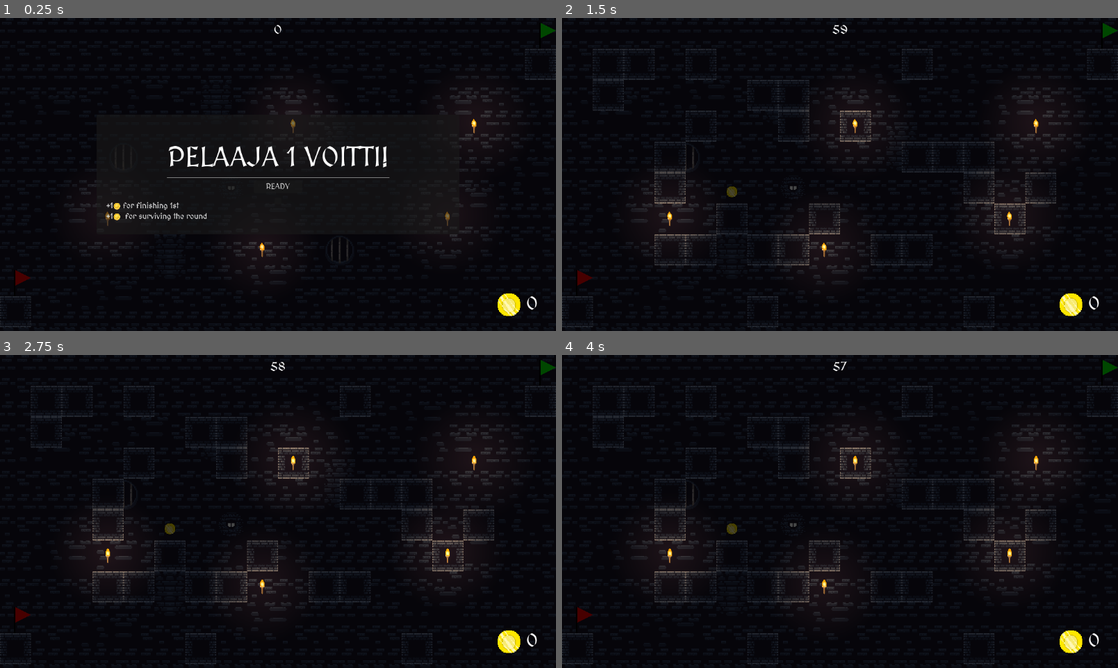
Above: before the commit, frames 1-4 (two rows, left to right).
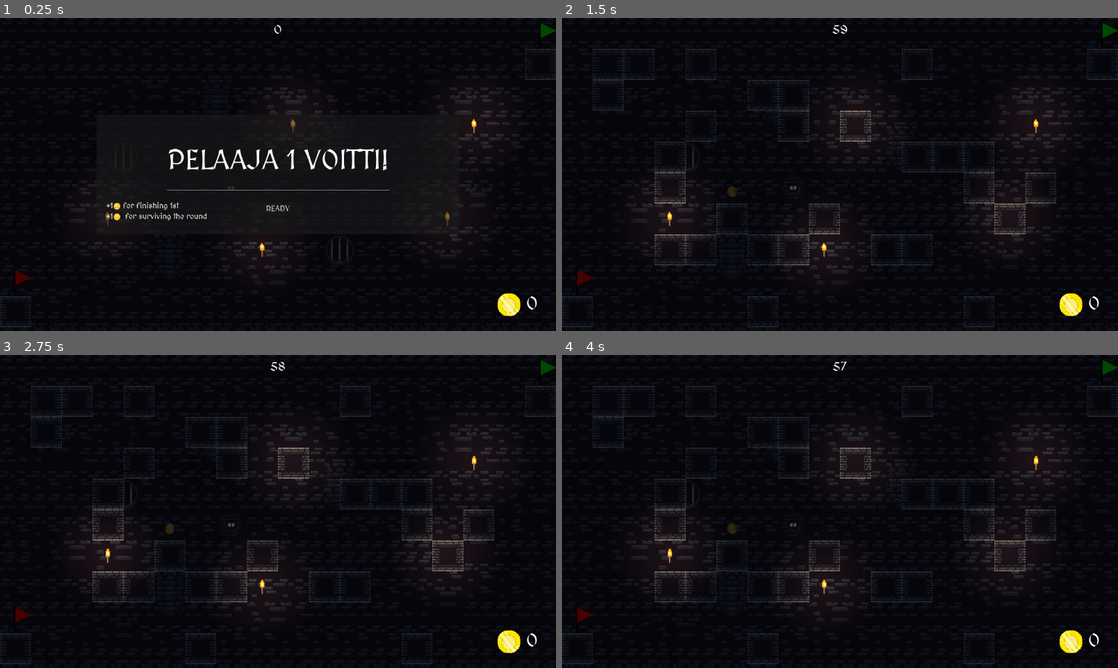
Above: after the commit, the same moments.

Repository: KoskenKolistaja/netipeli
Game: Godot game, scene res://Views/game.tscn
Two runs of this game, one before a commit and one after it. Both use one fixed random seed, a clock stepped at 60 frames per second and the inputs below. This scene is started directly instead of the project's main scene.
Inputs:
- Up to frame 1 (0.25 s): no input
- Up to frame 2 (1.5 s): click "READY" at 0.5 s; tap Enter at 1.25 s; hold Right (ui_right) from 1.28 s (still down); tap X (light, bound only after the commit) at 1.35 s
- Up to frame 3 (2.75 s): keep holding Right (ui_right); tap Up (ui_up) at 1.52, 2.27 s; tap Space at 2 s; tap Z (dash) at 2.1 s; tap X (light, bound only after the commit) at 2.3 s
- Up to frame 4 (4 s): tap Enter at 2.75 s; release Right (ui_right) at 2.78 s; hold Left (ui_left) 2.78-3.53 s; tap X (light, bound only after the commit) at 2.85, 3.6 s; tap Space at 3.5 s; hold Right (ui_right) from 3.53 s (still down); tap Up (ui_up) at 3.77 s

The runs differ from the first frame. In frame 1, 1.2% of the frame differs, in the area x 30-71%, y 40-62%; in frame 2, 0.1%; in frame 3, 0.1%; in frame 4, 0.1%.

Commit message:
New additions

Diff:
--- /dev/null
+++ b/Entities/Audio/audio.gd
@@ -0,0 +1,35 @@
+extends Node
+class_name SFXPool
+
+var _players: Array[AudioStreamPlayer] = []
+var _override_index: int = 0
+
+func _ready() -> void:
+	# Populate the array with all AudioStreamPlayer children
+	for child in get_children():
+		if child is AudioStreamPlayer:
+			_players.append(child)
+
+	if _players.size() == 0:
+		push_warning("SFXPool: No AudioStreamPlayer children found!")
+
+func play_sfx(audio_stream: AudioStream) -> void:
+	if _players.is_empty():
+		return
+
+	# 1. Look for the first available (non-playing) audio player
+	for player in _players:
+		if not player.playing:
+			_start_playback(player, audio_stream)
+			return
+
+	# 2. If all are playing, override using a Round-Robin approach
+	var player_to_override = _players[_override_index]
+	_start_playback(player_to_override, audio_stream)
+
+	# Increment the override index and wrap around using modulo
+	_override_index = (_override_index + 1) % _players.size()
+
+func _start_playback(player: AudioStreamPlayer, stream: AudioStream) -> void:
+	player.stream = stream
+	player.play()
--- /dev/null
+++ b/Entities/Audio/audio.tscn
@@ -0,0 +1,26 @@
+[gd_scene format=3 uid="uid://bnp6848udsn07"]
+
+[ext_resource type="Script" uid="uid://dn7yx2ldeautj" path="res://Entities/Audio/audio.gd" id="1_lbo0x"]
+
+[node name="Audio" type="Node" unique_id=2053881369]
+script = ExtResource("1_lbo0x")
+
+[node name="AudioStreamPlayer" type="AudioStreamPlayer" parent="." unique_id=94598414]
+
+[node name="AudioStreamPlayer2" type="AudioStreamPlayer" parent="." unique_id=1633904779]
+
+[node name="AudioStreamPlayer3" type="AudioStreamPlayer" parent="." unique_id=1800034398]
+
+[node name="AudioStreamPlayer4" type="AudioStreamPlayer" parent="." unique_id=486977844]
+
+[node name="AudioStreamPlayer5" type="AudioStreamPlayer" parent="." unique_id=1481277020]
+
+[node name="AudioStreamPlayer6" type="AudioStreamPlayer" parent="." unique_id=62483049]
+
+[node name="AudioStreamPlayer7" type="AudioStreamPlayer" parent="." unique_id=1524126836]
+
+[node name="AudioStreamPlayer8" type="AudioStreamPlayer" parent="." unique_id=1306436096]
+
+[node name="AudioStreamPlayer9" type="AudioStreamPlayer" parent="." unique_id=2079499327]
+
+[node name="AudioStreamPlayer10" type="AudioStreamPlayer" parent="." unique_id=1155683672]
--- a/Entities/Coin/coin.gd
+++ b/Entities/Coin/coin.gd
@@ -1,10 +1,14 @@
 extends Node2D
 
 
-
+@export var coin_sound : AudioStream
 
 
 func _on_area_2d_body_entered(body):
+
+	if body.player_id == multiplayer.get_unique_id():
+		Audio.play_sfx(coin_sound)
+
 	if not multiplayer.is_server():
 		return
 
--- a/Entities/Coin/coin.tscn
+++ b/Entities/Coin/coin.tscn
@@ -1,7 +1,9 @@
 [gd_scene format=3 uid="uid://cd118frmplrt4"]
 
 [ext_resource type="Script" uid="uid://bt0axhx8uenp" path="res://Entities/Coin/coin.gd" id="1_vvngu"]
+[ext_resource type="AudioStream" uid="uid://ykrev518iuw0" path="res://Assets/SFX/coin.ogg" id="2_epj3g"]
 [ext_resource type="Texture2D" uid="uid://do0fnv3hswt03" path="res://Assets/Coin.png" id="2_xyq4d"]
+[ext_resource type="Texture2D" uid="uid://qk5ppbhc1248" path="res://Assets/spritesheet.png" id="3_u1h1n"]
 
 [sub_resource type="CircleShape2D" id="CircleShape2D_xyq4d"]
 radius = 12.0
@@ -11,10 +13,90 @@
 properties/0/spawn = true
 properties/0/replication_mode = 2
 
+[sub_resource type="AtlasTexture" id="AtlasTexture_epj3g"]
+atlas = ExtResource("3_u1h1n")
+region = Rect2(0, 0, 32, 32)
+
+[sub_resource type="AtlasTexture" id="AtlasTexture_ynlax"]
+atlas = ExtResource("3_u1h1n")
+region = Rect2(32, 0, 32, 32)
+
+[sub_resource type="AtlasTexture" id="AtlasTexture_k6wke"]
+atlas = ExtResource("3_u1h1n")
+region = Rect2(64, 0, 32, 32)
+
+[sub_resource type="AtlasTexture" id="AtlasTexture_u3jcd"]
+atlas = ExtResource("3_u1h1n")
+region = Rect2(96, 0, 32, 32)
+
+[sub_resource type="AtlasTexture" id="AtlasTexture_hcgiw"]
+atlas = ExtResource("3_u1h1n")
+region = Rect2(128, 0, 32, 32)
+
+[sub_resource type="AtlasTexture" id="AtlasTexture_6q7ks"]
+atlas = ExtResource("3_u1h1n")
+region = Rect2(160, 0, 32, 32)
+
+[sub_resource type="AtlasTexture" id="AtlasTexture_gxkk5"]
+atlas = ExtResource("3_u1h1n")
+region = Rect2(192, 0, 32, 32)
+
+[sub_resource type="AtlasTexture" id="AtlasTexture_ki2ra"]
+atlas = ExtResource("3_u1h1n")
+region = Rect2(224, 0, 32, 32)
+
+[sub_resource type="AtlasTexture" id="AtlasTexture_0os2p"]
+atlas = ExtResource("3_u1h1n")
+region = Rect2(256, 0, 32, 32)
+
+[sub_resource type="AtlasTexture" id="AtlasTexture_1xdeh"]
+atlas = ExtResource("3_u1h1n")
+region = Rect2(288, 0, 32, 32)
+
+[sub_resource type="SpriteFrames" id="SpriteFrames_pi733"]
+animations = [{
+"frames": [{
+"duration": 1.0,
+"texture": SubResource("AtlasTexture_epj3g")
+}, {
+"duration": 1.0,
+"texture": SubResource("AtlasTexture_ynlax")
+}, {
+"duration": 1.0,
+"texture": SubResource("AtlasTexture_k6wke")
+}, {
+"duration": 1.0,
+"texture": SubResource("AtlasTexture_u3jcd")
+}, {
+"duration": 1.0,
+"texture": SubResource("AtlasTexture_hcgiw")
+}, {
+"duration": 1.0,
+"texture": SubResource("AtlasTexture_6q7ks")
+}, {
+"duration": 1.0,
+"texture": SubResource("AtlasTexture_gxkk5")
+}, {
+"duration": 1.0,
+"texture": SubResource("AtlasTexture_ki2ra")
+}, {
+"duration": 1.0,
+"texture": SubResource("AtlasTexture_0os2p")
+}, {
+"duration": 1.0,
+"texture": SubResource("AtlasTexture_1xdeh")
+}],
+"loop": true,
+"name": &"default",
+"speed": 5.0
+}]
+
 [node name="Coin" type="Node2D" unique_id=679910976 groups=["coin", "item"]]
 script = ExtResource("1_vvngu")
+coin_sound = ExtResource("2_epj3g")
 
 [node name="Sprite2D" type="Sprite2D" parent="." unique_id=1275191600]
+visible = false
 texture_filter = 1
 scale = Vector2(0.75, 0.75)
 texture = ExtResource("2_xyq4d")
@@ -30,4 +112,12 @@
 delta_interval = 0.265
 replication_config = SubResource("SceneReplicationConfig_xyq4d")
 
+[node name="AnimatedSprite2D" type="AnimatedSprite2D" parent="." unique_id=439022623]
+texture_filter = 1
+scale = Vector2(0.75, 0.75)
+sprite_frames = SubResource("SpriteFrames_pi733")
+autoplay = "default"
+frame_progress = 0.13112223
+speed_scale = 2.0
+
 [connection signal="body_entered" from="Area2D" to="." method="_on_area_2d_body_entered"]
--- a/Entities/player.gd
+++ b/Entities/player.gd
@@ -1,4 +1,7 @@
 extends CharacterBody2D
+
+@export var jump_sound : AudioStream
+
 
 ## Identifier for multiplayer authority assignment.
 var player_id: int = 1
@@ -48,6 +51,9 @@
 
 	if Input.is_action_just_pressed("dash"):
 		dash()
+
+	if Input.is_action_just_pressed("light"):
+		sync_light.rpc()
 
 	var is_against_wall = is_on_wall_only()
 	var direction = Input.get_axis("ui_left", "ui_right")
@@ -140,3 +146,15 @@
 		MetaData.pre_change_coin(-dash_price,player_id)
 		MetaData.request_change_coin.rpc_id(1,-dash_price,player_id)
 		velocity.y = JUMP_VELOCITY
+
+func light():
+	var light_price : int = 1
+
+	if MetaData.has_amount_of_coins(light_price,player_id):
+		MetaData.pre_change_coin(-light_price,player_id)
+		MetaData.request_change_coin.rpc_id(1,-light_price,player_id)
+		sync_light.rpc()
+
+@rpc("authority","call_local","reliable")
+func sync_light():
+	%LightAnimations.play("light_up")
--- a/Entities/player.tscn
+++ b/Entities/player.tscn
@@ -303,6 +303,42 @@
 gradient = SubResource("Gradient_prmdv")
 fill = 1
 fill_from = Vector2(0.5, 0.5)
+
+[sub_resource type="Animation" id="Animation_s1j76"]
+length = 0.001
+tracks/0/type = "value"
+tracks/0/imported = false
+tracks/0/enabled = true
+tracks/0/path = NodePath("PointLight2D:texture_scale")
+tracks/0/interp = 1
+tracks/0/loop_wrap = true
+tracks/0/keys = {
+"times": PackedFloat32Array(0),
+"transitions": PackedFloat32Array(1),
+"update": 0,
+"values": [2.4]
+}
+
+[sub_resource type="Animation" id="Animation_prmdv"]
+resource_name = "light_up"
+tracks/0/type = "value"
+tracks/0/imported = false
+tracks/0/enabled = true
+tracks/0/path = NodePath("PointLight2D:texture_scale")
+tracks/0/interp = 1
+tracks/0/loop_wrap = true
+tracks/0/keys = {
+"times": PackedFloat32Array(0, 0.5),
+"transitions": PackedFloat32Array(1, 1),
+"update": 0,
+"values": [2.4, 8.0]
+}
+
+[sub_resource type="AnimationLibrary" id="AnimationLibrary_s1j76"]
+_data = {
+&"RESET": SubResource("Animation_s1j76"),
+&"light_up": SubResource("Animation_prmdv")
+}
 
 [node name="Player" type="CharacterBody2D" unique_id=510058092 groups=["player"]]
 collision_layer = 2
@@ -325,7 +361,7 @@
 [node name="PointLight2D" type="PointLight2D" parent="." unique_id=1797422980]
 color = Color(1, 1, 0.47058824, 1)
 texture = SubResource("GradientTexture2D_s1j76")
-texture_scale = 2.38
+texture_scale = 2.4
 
 [node name="NameLabel" type="Label" parent="." unique_id=1001133160]
 anchors_preset = 8
@@ -341,3 +377,7 @@
 grow_vertical = 2
 horizontal_alignment = 1
 vertical_alignment = 1
+
+[node name="LightAnimations" type="AnimationPlayer" parent="." unique_id=1881078305]
+unique_name_in_owner = true
+libraries/ = SubResource("AnimationLibrary_s1j76")
--- a/Entities/torch.tscn
+++ b/Entities/torch.tscn
@@ -50,7 +50,7 @@
 }]
 
 [node name="Torch" type="Node2D" unique_id=1829736041]
-z_index = 2
+z_index = 1
 
 [node name="PointLight2D" type="PointLight2D" parent="." unique_id=805682727]
 position = Vector2(-1, 0)
--- a/Views/game.gd
+++ b/Views/game.gd
@@ -198,7 +198,18 @@
 		%PlayerContainer.add_child(player_instance,true)
 		player_instance.global_position = Vector2(32,480)
 
-
+	if randf_range(0,1) < 0.3:
+		darken.rpc()
+	else:
+		reset_lighting.rpc()
+
+@rpc("authority","reliable","call_local")
+func darken():
+	%LightAnimations.play("Darken")
+
+@rpc("authority","reliable","call_local")
+func reset_lighting():
+	%LightAnimations.play("RESET")
 
 func get_random_blocks():
 	var new_blocks = []
--- a/Views/game.tscn
+++ b/Views/game.tscn
@@ -153,6 +153,43 @@
 [sub_resource type="TileSet" id="TileSet_wr33g"]
 sources/0 = SubResource("TileSetAtlasSource_6o13s")
 
+[sub_resource type="Animation" id="Animation_jd0x4"]
+resource_name = "Darken"
+length = 10.0
+tracks/0/type = "value"
+tracks/0/imported = false
+tracks/0/enabled = true
+tracks/0/path = NodePath("CanvasModulate:color")
+tracks/0/interp = 1
+tracks/0/loop_wrap = true
+tracks/0/keys = {
+"times": PackedFloat32Array(0, 3),
+"transitions": PackedFloat32Array(1, 1),
+"update": 0,
+"values": [Color(0.28, 0.28, 0.28, 1), Color(0, 0, 0, 1)]
+}
+
+[sub_resource type="Animation" id="Animation_2my1t"]
+length = 0.001
+tracks/0/type = "value"
+tracks/0/imported = false
+tracks/0/enabled = true
+tracks/0/path = NodePath("CanvasModulate:color")
+tracks/0/interp = 1
+tracks/0/loop_wrap = true
+tracks/0/keys = {
+"times": PackedFloat32Array(0),
+"transitions": PackedFloat32Array(1),
+"update": 0,
+"values": [Color(0.28, 0.28, 0.28, 1)]
+}
+
+[sub_resource type="AnimationLibrary" id="AnimationLibrary_2my1t"]
+_data = {
+&"Darken": SubResource("Animation_jd0x4"),
+&"RESET": SubResource("Animation_2my1t")
+}
+
 [node name="Game" type="Node2D" unique_id=434226425 groups=["game"]]
 script = ExtResource("1_ia7b4")
 block_scene = ExtResource("1_bnuu0")
@@ -239,43 +276,43 @@
 text = "+1🪙 for finishing 1st
 +1🪙  for surviving the round"
 
-[node name="VBoxContainer" type="VBoxContainer" parent="CanvasLayer/GameOverScreen" unique_id=1915301133]
+[node name="VBoxContainer" type="VBoxContainer" parent="CanvasLayer/GameOverScreen/MarginContainer/Panel" unique_id=1915301133]
 layout_mode = 1
-anchors_preset = 8
+anchors_preset = 13
 anchor_left = 0.5
-anchor_top = 0.5
 anchor_right = 0.5
-anchor_bottom = 0.5
-offset_left = -20.0
-offset_top = -20.0
-offset_right = 20.0
-offset_bottom = 20.0
+anchor_bottom = 1.0
+offset_left = -229.5
+offset_right = 229.5
 grow_horizontal = 2
 grow_vertical = 2
-
-[node name="WinnerTextLabel" type="Label" parent="CanvasLayer/GameOverScreen/VBoxContainer" unique_id=365558158]
+theme_override_constants/separation = 15
+alignment = 2
+
+[node name="WinnerTextLabel" type="Label" parent="CanvasLayer/GameOverScreen/MarginContainer/Panel/VBoxContainer" unique_id=365558158]
 unique_name_in_owner = true
 layout_mode = 2
 theme_override_font_sizes/font_size = 57
 text = "PELAAJA 1 VOITTI!"
 
-[node name="HSeparator" type="HSeparator" parent="CanvasLayer/GameOverScreen/VBoxContainer" unique_id=1398093331]
-layout_mode = 2
-
-[node name="ReadyButton" type="Button" parent="CanvasLayer/GameOverScreen/VBoxContainer" unique_id=1120797997]
+[node name="HSeparator" type="HSeparator" parent="CanvasLayer/GameOverScreen/MarginContainer/Panel/VBoxContainer" unique_id=1398093331]
+layout_mode = 2
+theme_override_constants/separation = 22
+
+[node name="ReadyButton" type="Button" parent="CanvasLayer/GameOverScreen/MarginContainer/Panel/VBoxContainer" unique_id=1120797997]
 unique_name_in_owner = true
 custom_minimum_size = Vector2(100, 0)
 layout_mode = 2
 size_flags_horizontal = 4
 text = "READY"
 
-[node name="ReadyCheckBox" type="CheckBox" parent="CanvasLayer/GameOverScreen/VBoxContainer" unique_id=1745430538]
+[node name="ReadyCheckBox" type="CheckBox" parent="CanvasLayer/GameOverScreen/MarginContainer/Panel/VBoxContainer" unique_id=1745430538]
 unique_name_in_owner = true
 layout_mode = 2
 size_flags_horizontal = 4
 
 [node name="CanvasModulate" type="CanvasModulate" parent="." unique_id=1561124732]
-color = Color(0.27752772, 0.27752772, 0.27752772, 1)
+color = Color(0.28, 0.28, 0.28, 1)
 
 [node name="Torch" parent="." unique_id=1829736041 instance=ExtResource("7_yltma")]
 position = Vector2(224, 408)
@@ -369,5 +406,9 @@
 wait_time = 60.0
 one_shot = true
 
-[connection signal="pressed" from="CanvasLayer/GameOverScreen/VBoxContainer/ReadyButton" to="." method="_on_ready_button_pressed"]
+[node name="LightAnimations" type="AnimationPlayer" parent="." unique_id=1144136868]
+unique_name_in_owner = true
+libraries/ = SubResource("AnimationLibrary_2my1t")
+
+[connection signal="pressed" from="CanvasLayer/GameOverScreen/MarginContainer/Panel/VBoxContainer/ReadyButton" to="." method="_on_ready_button_pressed"]
 [connection signal="timeout" from="Timer" to="." method="_on_timer_timeout"]
--- a/default_bus_layout.tres
+++ b/default_bus_layout.tres
@@ -1,5 +1,4 @@
 [gd_resource type="AudioBusLayout" format=3 uid="uid://dkjadat7psaxd"]
 
 [resource]
-bus/0/mute = true
-bus/0/volume_db = -27.460428
+bus/0/volume_db = -14.622803
--- a/project.godot
+++ b/project.godot
@@ -24,6 +24,7 @@
 
 PlayerData="*uid://dp541xw7u7g6b"
 MetaData="*uid://ch1gjio54qi3n"
+Audio="*uid://bnp6848udsn07"
 
 [display]
 
@@ -63,6 +64,7 @@
 , Object(InputEventJoypadButton,"resource_local_to_scene":false,"resource_name":"","device":-1,"button_index":11,"pressure":0.0,"pressed":false,"script":null)
 , Object(InputEventJoypadMotion,"resource_local_to_scene":false,"resource_name":"","device":-1,"axis":1,"axis_value":-1.0,"script":null)
 , Object(InputEventKey,"resource_local_to_scene":false,"resource_name":"","device":-1,"window_id":0,"alt_pressed":false …(183 unchanged characters)…
+, Object(InputEventJoypadButton,"resource_local_to_scene":false,"resource_name":"","device":-1,"button_index":0,"pressure":0.0,"pressed":true,"script":null)
 ]
 }
 ui_down={
@@ -83,6 +85,11 @@
 "events": [Object(InputEventKey,"resource_local_to_scene":false,"resource_name":"","device":-1,"window_id":0,"alt_press …(192 unchanged characters)…
 ]
 }
+light={
+"deadzone": 0.2,
+"events": [Object(InputEventKey,"resource_local_to_scene":false,"resource_name":"","device":-1,"window_id":0,"alt_pressed":false,"shift_pressed":false,"ctrl_pressed":false,"meta_pressed":false,"pressed":false,"keycode":0,"physical_keycode":88,"key_label":0,"unicode":120,"location":0,"echo":false,"script":null)
+]
+}
 
 [physics]
 
Binary file added: Assets/CoinSpinning.png
Not shown, added: Assets/CoinSpinning.png.import
Not shown, added: Assets/SFX/coin.ogg.import
Binary file added: Assets/spritesheet.png
Not shown, added: Assets/spritesheet.png.import
Not shown, added: Entities/Audio/audio.gd.uid
Not shown, added: Assets/SFX/coin.ogg
